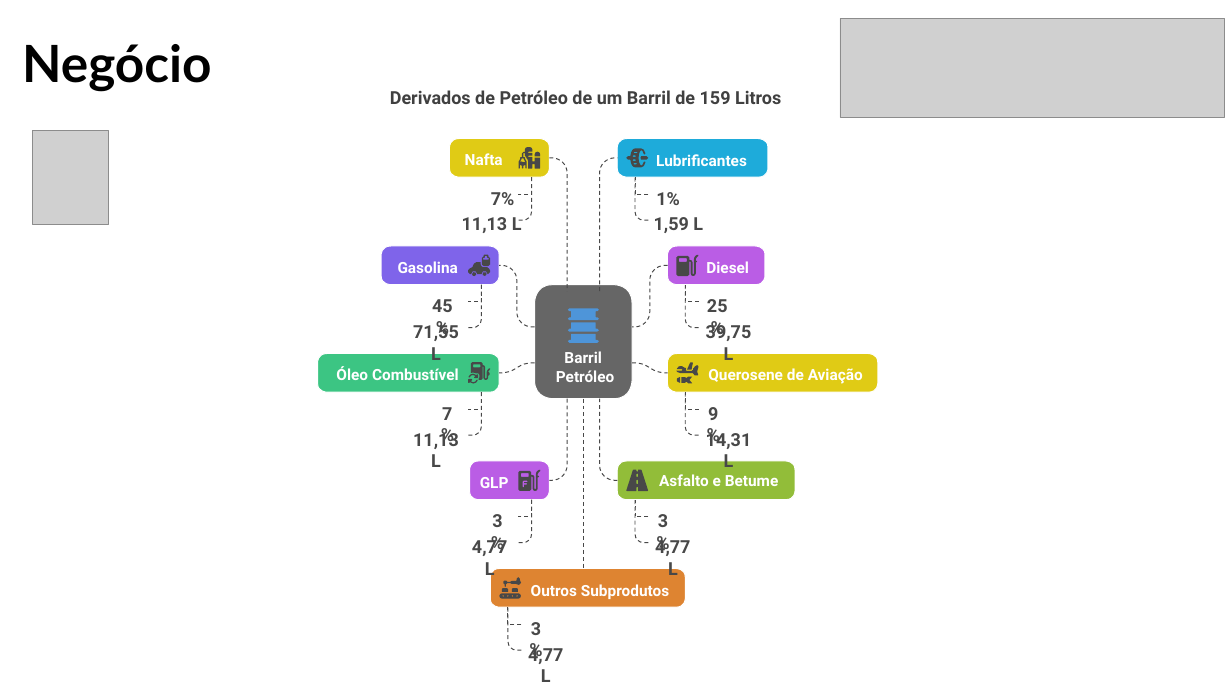
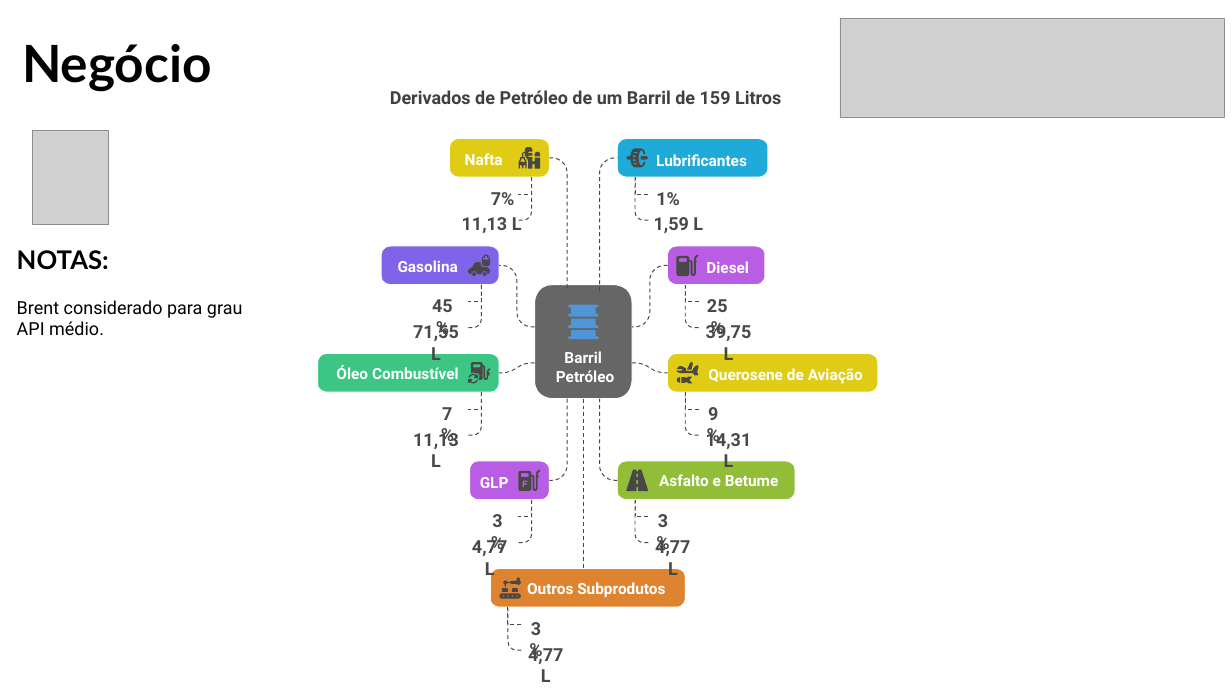
Before and after one commit to TomDatalab/buronius, a slide deck: slide 6 of project/BM_BURONIUS_2025.pptx. Drawn at 1232x693 pixels with LibreOffice and Linux fonts; fonts in the diff are those of the drawing; grey boxes stand for pictures. Boxes give left, top, right and bottom in pixels: in the first picture for what was removed or moved away, otherwise in the second. Text is boxed around its words. In the diff, an @@ line names an element or a change of style, - is before the commit and + after.

```diff
--- a/project/BM_BURONIUS_2025.pptx
+++ b/project/BM_BURONIUS_2025.pptx
@@ text added at (17, 250, 243, 335), 14 pt, text #000000 @@
+NOTAS:
+Brent considerado para grau API médio.
@@ freeform shape: place and size @@
-freeform shape at (568, 309, 600, 343)
+freeform shape at (568, 305, 600, 339)
@@ text "Outros Subprodutos": place and size @@
-text "Outros Subprodutos" at (531, 584, 669, 599)
+text "Outros Subprodutos" at (527, 582, 665, 597)
```
Also in this commit, not shown: 1 other slide changed, 5 slides added, 10 other files.
